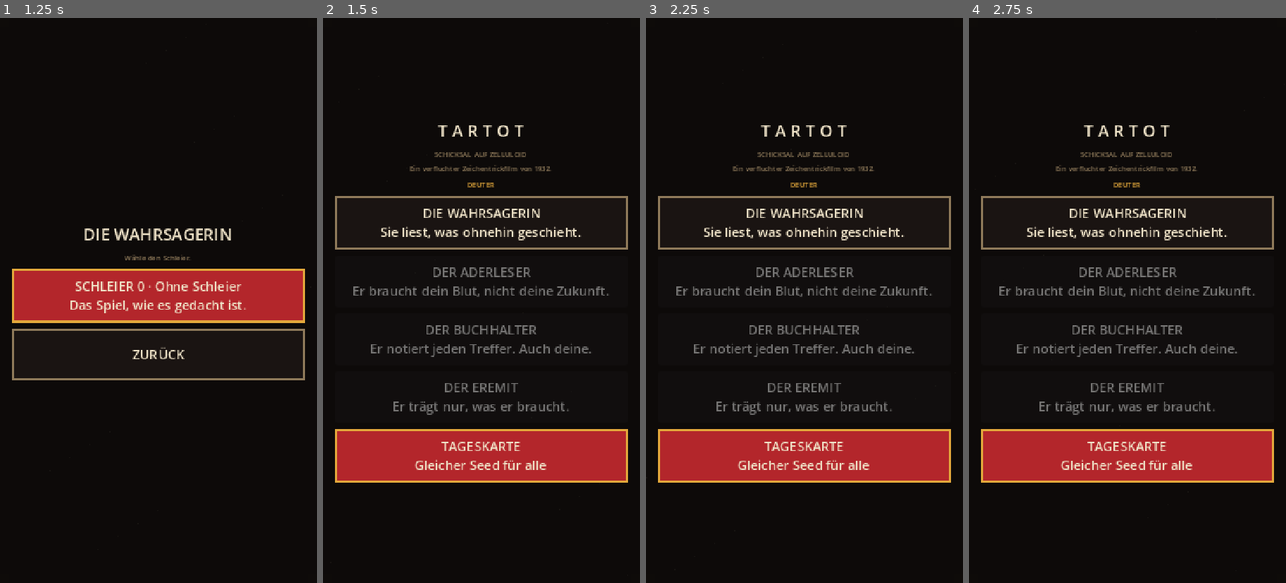
Above: before the commit, frames 1-4 (left to right).
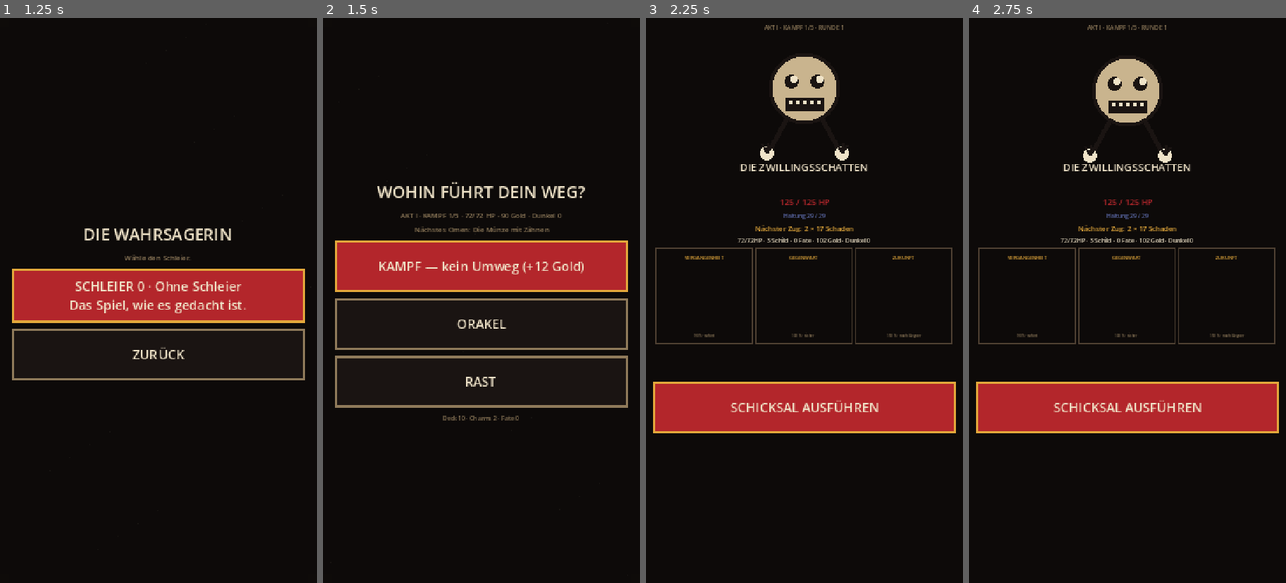
Above: after the commit, the same moments.

Repository: Vroind-ausm-All/Tartot
Game: Godot game, scene res://ui/main.tscn
Same seed, same stepped clock (60 frames per second), same inputs: the game is played once before the commit and once after it.
Inputs (mouse positions are in pixels of both pictures, inside the frame that each line leads up to):
- Up to frame 1 (1.25 s): click "DIE WAHRSAGERIN Sie liest, wa…" at 0.5 s
- Up to frame 2 (1.5 s): click "SCHLEIER 0 · Ohne Schleier Da…" at 1.25 s
- Up to frame 3 (2.25 s): click (804, 266) at 2 s, where only the run after the commit has a clickable "KAMPF — kein Umweg (+12 Gold)"
- Up to frame 4 (2.75 s): no input

Frame 1 is identical in both runs. In frame 2, 23% of the frame differs, in the area x 3-97%, y 19-83%; in frame 3, 24%; in frame 4, 24%, in the area x 2-98%, y 1-83%.
Error before the commit: Parse Error: Not all code paths return a value. (res://core/run.gd:226)
Error after the commit: Invalid assignment of property or key 'text' with value of type 'String' on a base object of type 'null instance'. (res://ui/kampfschirm.gd:187)

Commit message:
godot-next: unter Godot 4.7.2 parserfaehig, Smoke-Test streng
Erster echter Lauf mit Godot 4.7.2 (godot --headless --editor --quit):

- kampf.gd: "expected" explizit als int typisiert; Typed-Array-Zuweisung
  aus slots.values() per assign() - vorher brach jedes resolve() ab
- run.gd: _strongest() als mehrzeilige Funktion; die Einzeilerfassung
  gab nur im leeren Fall etwas zurueck (Parserfehler)
- kampfschirm.gd: "pressed" explizit als bool typisiert
- tests/smoke.gd: zaehlt Fehlschlaege selbst und beendet mit Code 1,
  prueft dass wirklich Zuege aufgeloest werden und der Gegner Schaden
  nimmt. Vorher lief er trotz abstuerzender Zuege mit Code 0 durch.

Stand: alle Skripte parsen, Smoke-Test spielt 5 Zuege, die Main-Scene
startet headless ohne Fehler.

Co-Authored-By: Claude Opus 5.5 <noreply@anthropic.com>
Claude-Session: https://claude.ai/code/session_01AEwokr5AK2c4oJNrQrXEho

Diff:
--- a/godot-next/core/kampf.gd
+++ b/godot-next/core/kampf.gd
@@ -70,7 +70,8 @@
 	return _score(false)
 
 func _score(commit:bool)->Dictionary:
-	var cards:Array[Karte]=slots.values()
+	var cards:Array[Karte]=[]
+	cards.assign(slots.values())
 	var chips:=0;var mult:=1.0;var ranks:Array[int]=[];var suits:Array[int]=[];var reversed_count:=0
 	for slot in slots:
 		var card:Karte=slots[slot];var eff:=effective_slot(int(slot));var value=card.effective_rank();chips+=value;ranks.append(card.rank());suits.append(card.suit())
@@ -97,7 +98,7 @@
 	var stance_damage=int(chips/9)
 	for c in cards:if c.suit()==Konst.Suit.SWORDS:stance_damage+=2
 	var breaks:=enemy_stance>0 and stance_damage>=enemy_stance
-	var expected:=fate_damage
+	var expected:int=fate_damage
 	if enemy_stance>0 and not breaks:expected=mini(expected,int(enemy_def["hp"]*Konst.STANCE_HIT_CAP))
 	elif breaks:expected=int(round(expected*Konst.STANCE_BREAK_MULT))
 	var lethal:=expected>=enemy_hp and enemy_sigils<=0
--- a/godot-next/core/run.gd
+++ b/godot-next/core/run.gd
@@ -223,7 +223,12 @@
 	event_resolved=true
 
 func continue_event()->void: current_event={}; event_resolved=false; phase=Konst.Phase.PATH; build_paths()
-func _strongest()->Karte: if deck.is_empty():return null;var s=deck.duplicate();s.sort_custom(func(a,b):return a.strength()>b.strength());return s[0]
+func _strongest()->Karte:
+	if deck.is_empty():
+		return null
+	var s:=deck.duplicate()
+	s.sort_custom(func(a,b):return a.strength()>b.strength())
+	return s[0]
 func _random_card()->Karte:return null if deck.is_empty() else deck[rng_progression.int_bis(deck.size())]
 func _remove_weakest()->void:
 	if deck.size()<=Konst.MIN_DECK:return
--- a/godot-next/tests/smoke.gd
+++ b/godot-next/tests/smoke.gd
@@ -1,20 +1,31 @@
 extends SceneTree
+## Rauchtest: laedt den Katalog, spielt einen Kampf und prueft dabei, dass
+## wirklich Zuege aufgeloest werden. Jeder Fehlschlag beendet mit Code 1.
+
+var _fehler := 0
+
+func _check(bedingung: bool, text: String) -> void:
+	if not bedingung:
+		_fehler += 1
+		push_error("SMOKE FEHLGESCHLAGEN: " + text)
 
 func _init() -> void:
 	var katalog := Katalog.new()
-	assert(katalog.cards.size() == 78, "78 Karten erwartet")
-	assert(katalog.charms.size() == 50, "50 Charms erwartet")
-	assert(katalog.items.size() == 22, "22 Items erwartet")
-	assert(katalog.deuters.size() == 4, "4 Deuter erwartet")
-	assert(katalog.events.size() == 18, "18 Ereignisse erwartet")
+	_check(katalog.cards.size() == 78, "78 Karten erwartet")
+	_check(katalog.charms.size() == 50, "50 Charms erwartet")
+	_check(katalog.items.size() == 22, "22 Items erwartet")
+	_check(katalog.deuters.size() == 4, "4 Deuter erwartet")
+	_check(katalog.events.size() == 18, "18 Ereignisse erwartet")
 	var meta := Meta.new()
 	var run := Run.create(katalog, meta, "wahrsagerin", 0, 1337)
-	assert(run.deck.size() == 10)
-	assert(run.upcoming_bosses.size() == 3)
+	_check(run.deck.size() == 10, "Startdeck 10 Karten")
+	_check(run.upcoming_bosses.size() == 3, "drei geplante Bosse")
 	run.start_combat(false)
-	assert(run.combat != null)
-	assert(run.combat.hand.size() > 0)
-	for _turn in range(8):
+	_check(run.combat != null, "Kampf gestartet")
+	_check(run.combat.hand.size() > 0, "Hand gezogen")
+	var hp_start := run.combat.enemy_hp
+	var zuege := 0
+	for _turn in range(12):
 		if run.combat.player_won or run.combat.player_lost:
 			break
 		while run.combat.slots.size() < 3 and not run.combat.hand.is_empty():
@@ -23,7 +34,10 @@
 			if not run.combat.place(card, pos):
 				break
 		if run.combat.can_resolve():
-			run.combat.resolve()
-	assert(run.combat.turn >= 1)
-	print("TARTOT smoke: cards=%d charms=%d enemies=%d turn=%d hp=%d" % [katalog.cards.size(), katalog.charms.size(), katalog.enemies.size(), run.combat.turn, run.hp])
-	quit(0)
+			var score: Dictionary = run.combat.resolve()
+			_check(not score.is_empty(), "resolve liefert eine Wertung")
+			zuege += 1
+	_check(zuege > 0, "mindestens ein Zug aufgeloest")
+	_check(run.combat.enemy_hp < hp_start or run.combat.enemy_sigils < int(run.combat.enemy_def.get("sigils", 0)) or run.combat.player_won, "Gegner hat Schaden genommen")
+	print("TARTOT smoke: cards=%d charms=%d enemies=%d zuege=%d turn=%d hp=%d gegner=%d fehler=%d" % [katalog.cards.size(), katalog.charms.size(), katalog.enemies.size(), zuege, run.combat.turn, run.hp, run.combat.enemy_hp, _fehler])
+	quit(1 if _fehler > 0 else 0)
--- a/godot-next/ui/kampfschirm.gd
+++ b/godot-next/ui/kampfschirm.gd
@@ -134,7 +134,7 @@
 		_: return "150 % · nach Gegner"
 
 func _slot_input(event: InputEvent, pos: int) -> void:
-	var pressed := (event is InputEventMouseButton and event.pressed) or (event is InputEventScreenTouch and event.pressed)
+	var pressed: bool = (event is InputEventMouseButton and event.pressed) or (event is InputEventScreenTouch and event.pressed)
 	if not pressed:
 		return
 	if combat.slots.has(pos):
Not shown, added: godot-next/core/kampf.gd.uid
Not shown, added: godot-next/core/karte.gd.uid
Not shown, added: godot-next/core/katalog.gd.uid
Not shown, added: godot-next/core/konst.gd.uid
Not shown, added: godot-next/core/meta.gd.uid
Not shown, added: godot-next/core/rng.gd.uid
Not shown, added: godot-next/core/run.gd.uid
Not shown, added: godot-next/core/spiel.gd.uid
Not shown, added: godot-next/tests/smoke.gd.uid
Not shown, added: godot-next/ui/audio_bank.gd.uid
Not shown, added: godot-next/ui/film_overlay.gd.uid
Not shown, added: godot-next/ui/kampfschirm.gd.uid
(and 4 more such lines)
